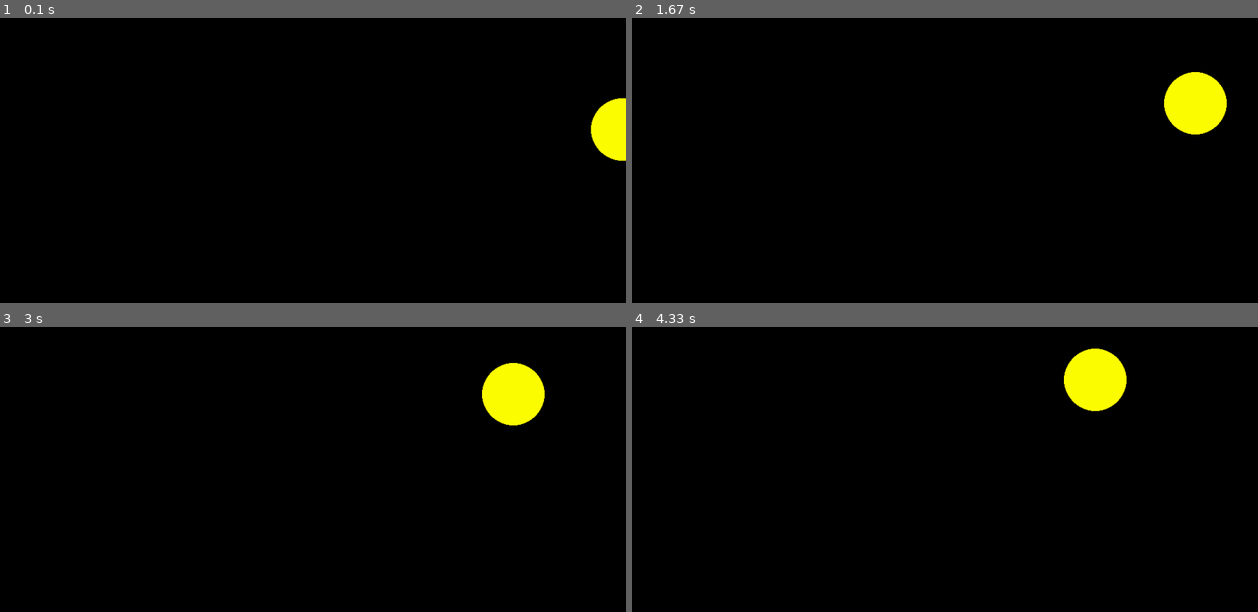
Above: before the commit, frames 1-4 (two rows, left to right).
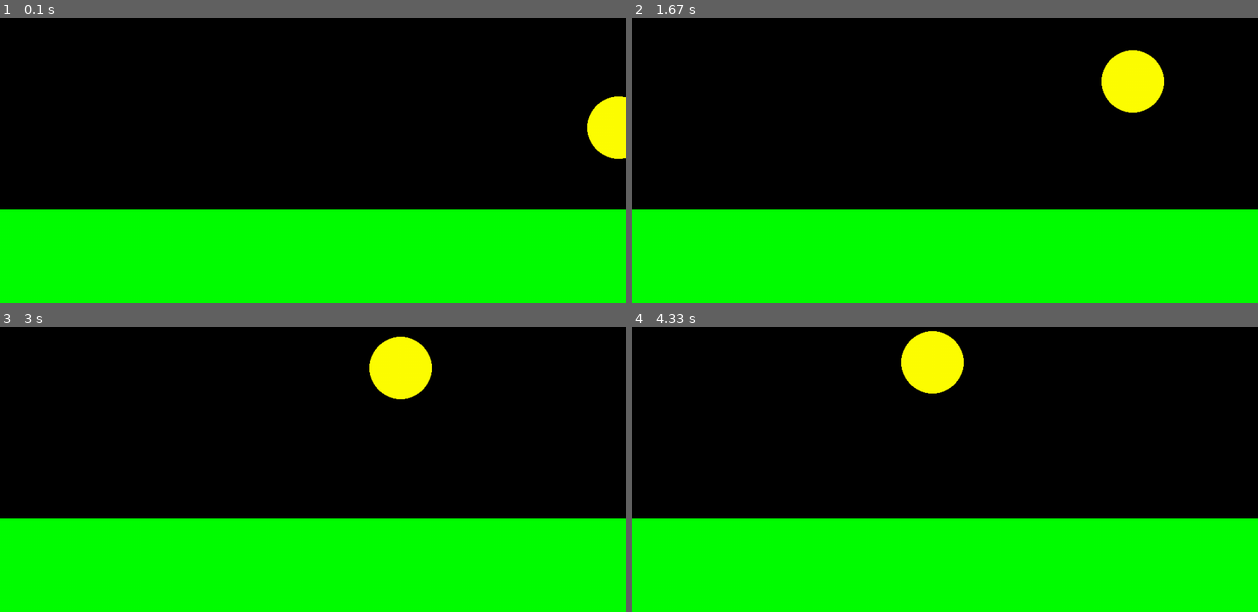
Above: after the commit, the same moments.

Repository: BLowdc/lowbh-python-classwork
Game: pygame game, started from Pygame/risingSun.py
Same seed, same stepped clock (60 frames per second), same inputs: the game is played once before the commit and once after it.
Inputs:
- Up to frame 1 (0.1 s): no input
- Up to frame 2 (1.67 s): no input
- Up to frame 3 (3 s): no input
- Up to frame 4 (4.33 s): no input

The runs differ from the first frame. In frame 1, 33% of the frame differs, in the area x 0-100%, y 27-100%; in frame 2, 36%; in frame 3, 36%, in the area x 0-100%, y 3-100%; in frame 4, 36%.

Commit message:
bouncing ball

Diff:
--- a/Pygame/bouncingBall.py
+++ b/Pygame/bouncingBall.py
@@ -2,39 +2,38 @@
 import sys, pygame
 pygame.init()
 
-size = width, height = 320, 240
-speed = [1, 1]
+size = width, height = 500,500
+x = 25
+y = 475
 black = 0, 0, 0
-gravity = 0.1
+red = 255, 0, 0
+gravity = 10
+jump = False
 
+clock = pygame.time.Clock()
 screen = pygame.display.set_mode(size)
-
-image_file = os.path.expanduser("~/pybin/pygame_examples/data/ball.png")
-ball = pygame.image.load(image_file)
-ballrect = ball.get_rect()
-
-def clip(val, minval, maxval):
-    return min(max(val, minval), maxval)
 
 while 1:
     for event in pygame.event.get():
         if event.type == pygame.QUIT: sys.exit()
 
-    speed[1] += gravity
+    if event.type == pygame.KEYDOWN:
+        if event.key == pygame.K_w:
+            jump = True
 
-    ballrect = ballrect.move(speed)
-    if ballrect.left < 0 or ballrect.right > width:
-        speed[0] = -speed[0]
-    if ballrect.top < 0 or ballrect.bottom > height:
-        speed[1] = -speed[1]
+    if y == 475:
+        gravity = 10
 
-    # clip the position to remain in the window
+    while (jump == True):
+        y -= gravity
+        while gravity > -10:
+            gravity -= 0.2
+        if y < 475:
+            jump = False
 
-    ballrect.left = clip(ballrect.left, 0, width)
-    ballrect.right = clip(ballrect.right, 0, width)
-    ballrect.top = clip(ballrect.top, 0, height)
-    ballrect.bottom = clip(ballrect.bottom, 0, height)
+    print(jump)
 
     screen.fill(black)
-    screen.blit(ball, ballrect)
+    pygame.draw.circle(screen,red,[x,y],20)
     pygame.display.flip()
+    clock.tick(120)
--- a/Pygame/game.py
+++ b/Pygame/game.py
@@ -27,7 +27,7 @@
 
 left = False
 right = False
-jump = False
+up = False
 
 while not done:
     for event in pygame.event.get():
@@ -35,36 +35,29 @@
         if event.type == pygame.QUIT:
             done = True
 
-    def j(y):
-        y -= speed
-        while y != 450:
-            if speed <= 10 or speed >= -10:
-                speed -= 0.1
-        speed = abs(speed)
-        return y
 
     if event.type == pygame.KEYDOWN:
         if event.key == pygame.K_a:
             left = True
         if event.key == pygame.K_d:
             right = True
-        if event.key == pygame.K_SPACE:
-            jump = True
+        if event.key == pygame.K_w:
+            up = True
 
     if event.type == pygame.KEYUP:
         if event.key == pygame.K_a:
             left = False
         if event.key == pygame.K_d:
             right = False
-        if event.key == pygame.K_SPACE:
-            jump = False
+        if event.key == pygame.K_w:
+            up = False
 
     if (left == True):
         x -= 5
     if (right == True):
         x += 5
-    if (jump == True):
-       y = j(y)
+    if (up == True):
+        y -= 5
 
     #keeps square in bounds
     if x < 0:
--- a/Pygame/risingSun.py
+++ b/Pygame/risingSun.py
@@ -34,6 +34,7 @@
     screen.fill(BLACK)
 
     pygame.draw.circle(screen,YELLOW,[x,y],50)
+    pygame.draw.rect(screen,GREEN,[0,350,1000,150])
     pygame.display.flip()
-    clock.tick(0)
+    clock.tick(120)
 pygame.quit()
